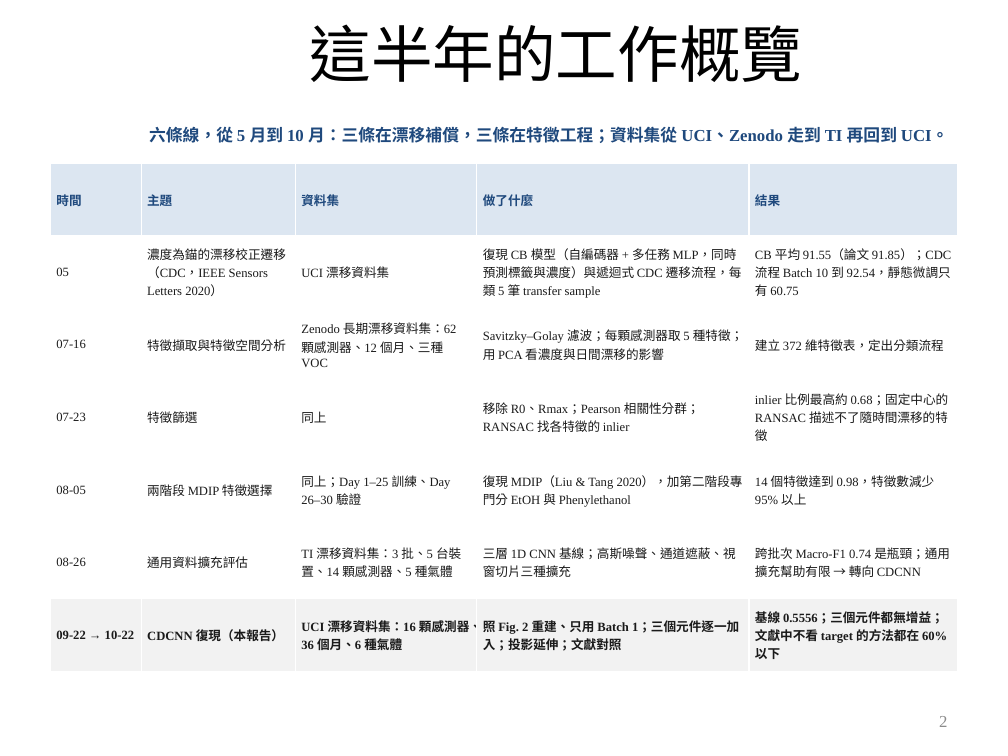
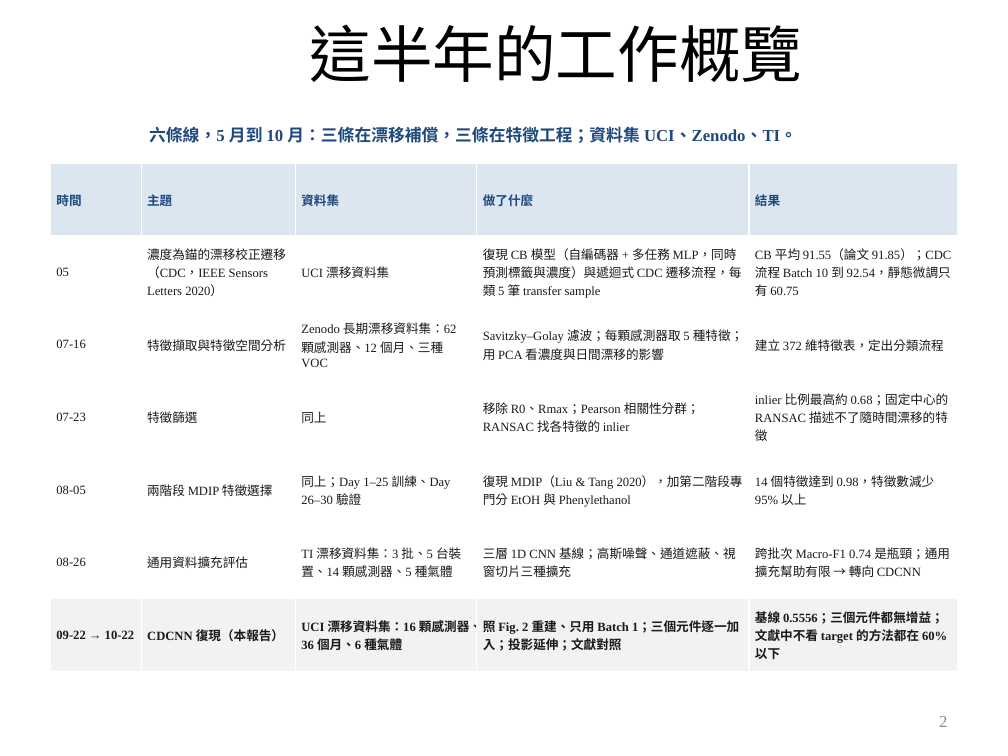
Before and after one commit to wintera1233/cdcnn, a slide deck: slide 2 of reports/10-22.pptx. Drawn at 1008x756 pixels with LibreOffice and Linux fonts; fonts in the diff are those of the drawing; background and template pictures are left out. Boxes give left, top, right and bottom in pixels: in the first picture for what was removed or moved away, otherwise in the second. Text is boxed around its words. In the diff, an @@ line names an element or a change of style, - is before the commit and + after.

```diff
--- a/reports/10-22.pptx
+++ b/reports/10-22.pptx
@@ text at box(149, 126, 797, 143): text changed @@
-六條線，從 5 月到 10 月：三條在漂移補償，三條在特徵工程；資料集從 UCI、Zenodo 走到 TI 再回到 UCI。
+六條線，5 月到 10 月：三條在漂移補償，三條在特徵工程；資料集 UCI、Zenodo、TI。
```
Also in this commit, not shown: 1 other file.
